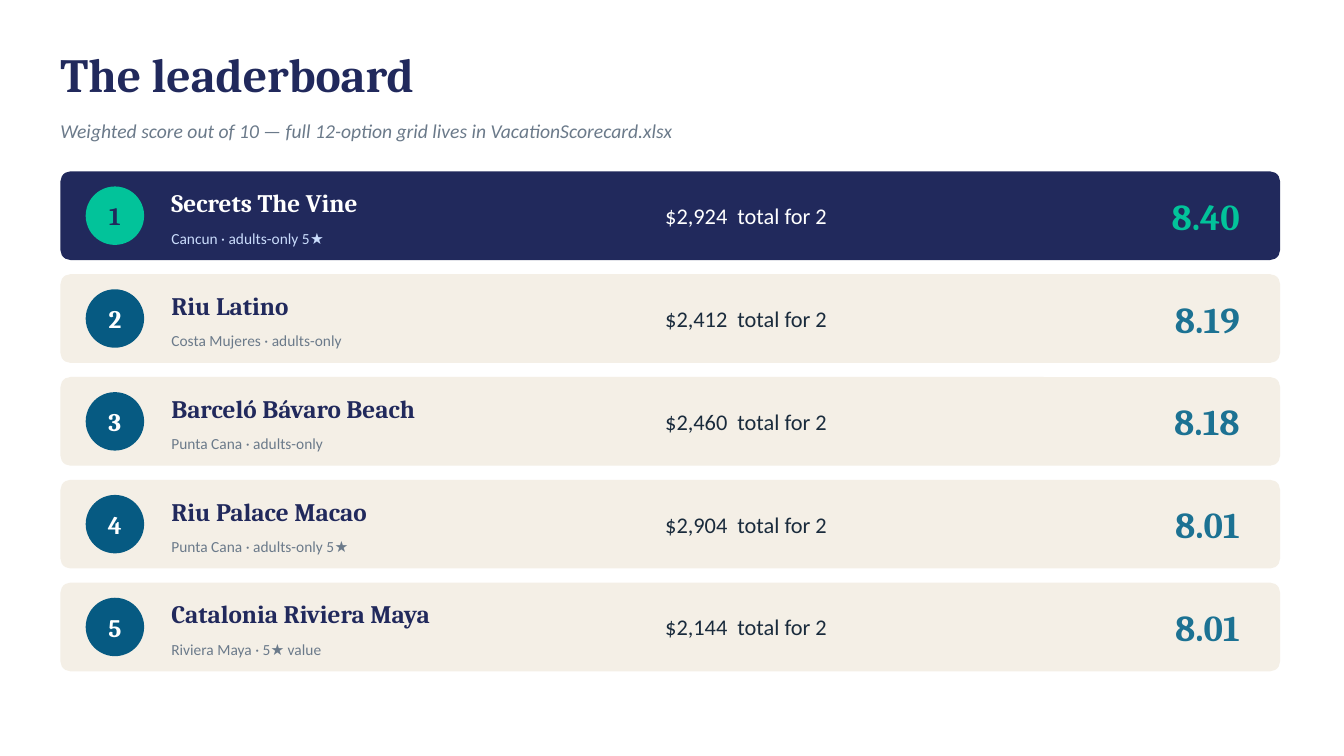
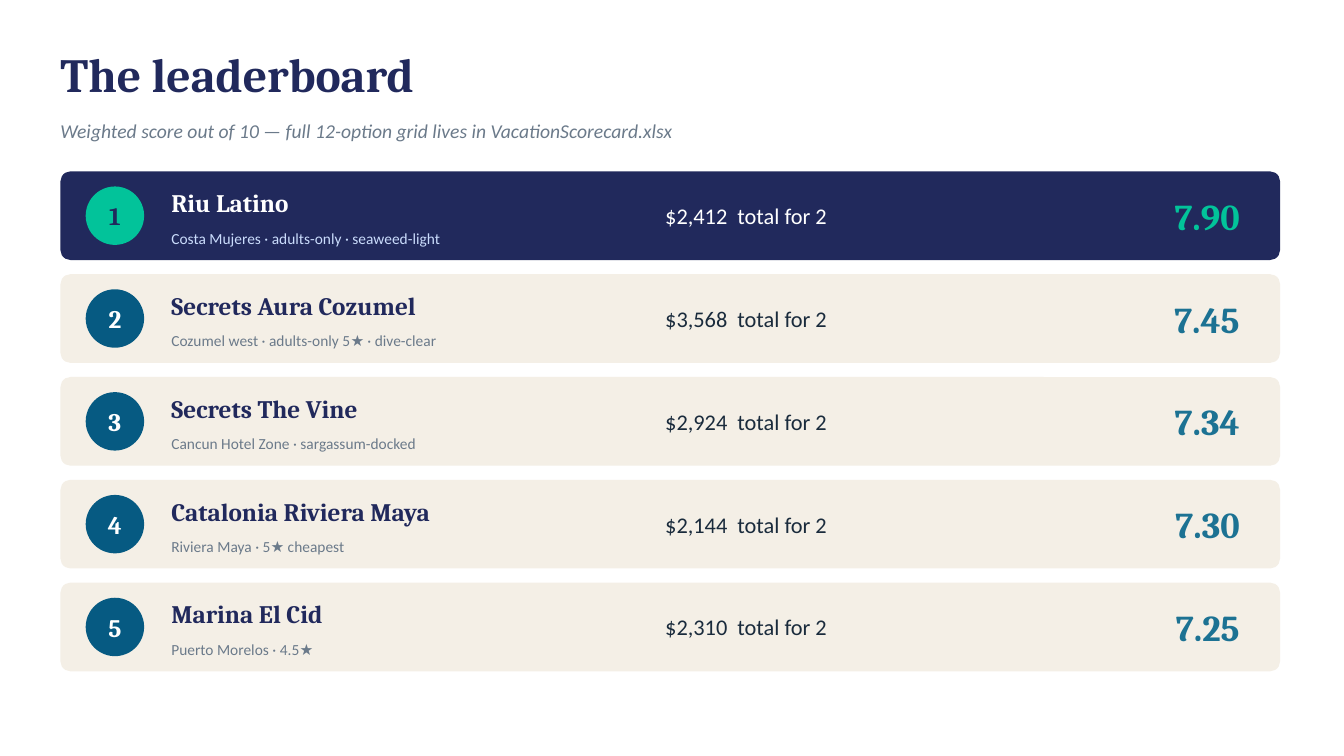
Before and after one commit to rlettsBubs/Vacation, a slide deck: slide 8 of VacationPlan.pptx (slide 7 before the commit). Drawn at 1344x756 pixels with LibreOffice and Linux fonts; fonts in the diff are those of the drawing. Boxes give left, top, right and bottom in pixels: in the first picture for what was removed or moved away, otherwise in the second. Text is boxed around its words. In the diff, an @@ line names an element or a change of style, - is before the commit and + after.

```diff
--- a/VacationPlan.pptx
+++ b/VacationPlan.pptx
@@ text "Riu Latino": place and size @@
-text "Riu Latino" at [171, 297, 288, 315]
+text "Riu Latino" at [171, 194, 288, 212]
@@ text "Riu Latino" at [171, 194, 288, 212]: text colour #21295C to #FFFFFF @@
@@ text removed at [171, 194, 358, 212] @@
-Secrets The Vine
@@ text at [665, 208, 826, 227]: text changed @@
-$2,924 total for 2
+$2,412 total for 2
@@ text at [1175, 205, 1240, 230]: text changed @@
-8.40
+7.90
@@ text at [171, 233, 440, 247]: text changed @@
-Cancun · adults-only 5★
+Costa Mujeres · adults-only · seaweed-light
@@ text added at [171, 297, 416, 316], 18 pt, text #21295C, bold @@
+Secrets Aura Cozumel
@@ text at [665, 311, 826, 330]: text changed @@
-$2,412 total for 2
+$3,568 total for 2
@@ text at [1174, 308, 1239, 334]: text changed @@
-8.19
+7.45
@@ text at [171, 335, 436, 349]: text changed @@
-Costa Mujeres · adults-only
+Cozumel west · adults-only 5★ · dive-clear
@@ text at [171, 400, 358, 418]: text changed @@
-Barceló Bávaro Beach
+Secrets The Vine
@@ text at [665, 414, 826, 433]: text changed @@
-$2,460 total for 2
+$2,924 total for 2
@@ text at [1175, 410, 1240, 436]: text changed @@
-8.18
+7.34
@@ text at [171, 438, 415, 452]: text changed @@
-Punta Cana · adults-only
+Cancun Hotel Zone · sargassum-docked
@@ text "Catalonia Riviera Maya": place and size @@
-text "Catalonia Riviera Maya" at [171, 605, 430, 629]
+text "Catalonia Riviera Maya" at [171, 503, 430, 527]
@@ text removed at [171, 503, 366, 521] @@
-Riu Palace Macao
@@ text at [665, 517, 826, 536]: text changed @@
-$2,904 total for 2
+$2,144 total for 2
@@ text at [1175, 513, 1239, 539]: text changed @@
-8.01
+7.30
@@ text at [171, 541, 344, 555]: text changed @@
-Punta Cana · adults-only 5★
+Riviera Maya · 5★ cheapest
@@ text added at [171, 605, 322, 624], 18 pt, text #21295C, bold @@
+Marina El Cid
@@ text at [665, 619, 826, 638]: text changed @@
-$2,144 total for 2
+$2,310 total for 2
@@ text at [1176, 616, 1240, 642]: text changed @@
-8.01
+7.25
@@ text at [171, 644, 314, 655]: text changed @@
-Riviera Maya · 5★ value
+Puerto Morelos · 4.5★
```
Also in this commit, not shown: 3 other slides changed, 1 slide added, 3 other files.
